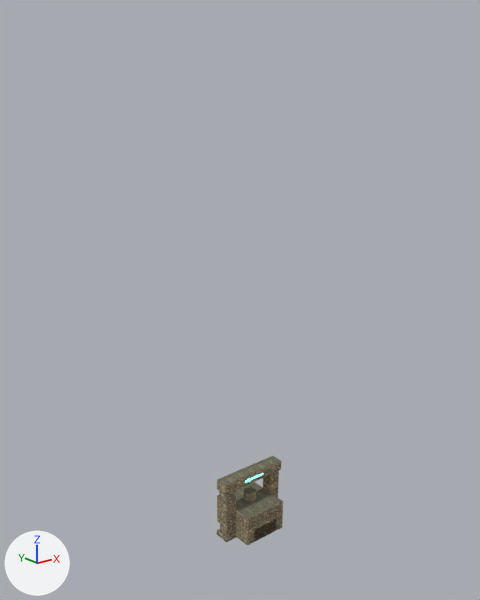
The glTF model public/assets/gateway.glb: old version first, new version second.
Both versions are drawn from a camera (50 mm lens) standing at (-23.9, -28.9, 27.2) and looking at (-0.4, 0.5, 15.4). Arrows for +X, +Y and +Z are at lower left; the lights stay in place. The first picture is the older version. Where no turn or scale is listed for an object, it has been applied to the vertices.

The first picture shows 'block_step2', 'shard_arch' and 2 more.
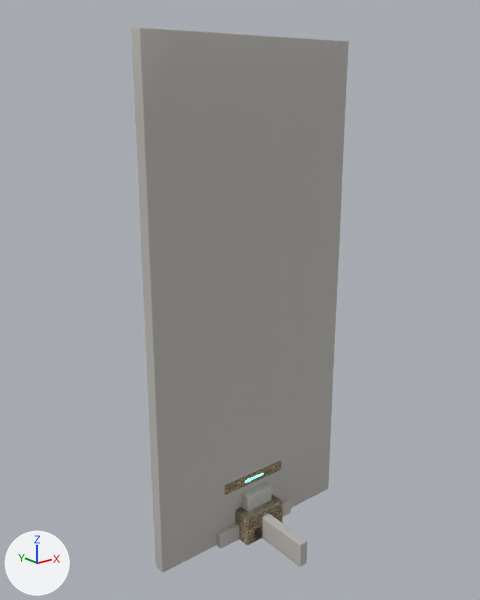
Diff of the bpy script that builds the scene:
```diff
--- a/public/assets/gateway.glb.py
+++ b/public/assets/gateway.glb.py
@@ mat_stone_wall_tri @@
+mat_stone_wall_tri = principled_material('stone_wall_tri')
+mat_stone_wall_tri.base_color = (0.5, 0.48, 0.45)  # grey #bcb8b3
+mat_stone_wall_tri.roughness = 0.85
@@ me_cube_027 @@
+me_cube_027.from_pydata(...)  # 2152 vertices, 4300 faces; spans x -1.01..1.01, y -1.07..1.07, z -1.51..1.51
+me_cube_027.materials.append(mat_stone_wall_tri)  # grey #bcb8b3
@@ me_cube_031 @@
+me_cube_031.from_pydata(...)  # 2142 vertices, 4282 faces; spans x -7.0..7.0, y -0.4..0.4, z -15.0..15.0
+me_cube_031.materials.append(mat_stone_wall_tri)  # grey #bcb8b3
@@ me_cube_021 @@
+me_cube_021.from_pydata(...)  # 2147 vertices, 4292 faces; spans x -0.32..0.32, y -4.11..4.11, z -0.81..0.81
+me_cube_021.materials.append(mat_stone_wall_tri)  # grey #bcb8b3
@@ me_cube_023 @@
+me_cube_023.from_pydata(...)  # 2151 vertices, 4298 faces; spans x -0.32..0.32, y -5.12..5.12, z -0.81..0.81
+me_cube_023.materials.append(mat_stone_wall_tri)  # grey #bcb8b3
@@ me_cube_035 @@
+me_cube_035.from_pydata(...)  # 2151 vertices, 4298 faces; spans x -3.02..3.02, y -0.82..0.82, z -0.51..0.51
+me_cube_035.materials.append(mat_stone_wall_tri)  # grey #bcb8b3
@@ me_cube_033 @@
+me_cube_033.from_pydata(...)  # 2151 vertices, 4298 faces; spans x -3.02..3.02, y -0.82..0.82, z -0.51..0.51
+me_cube_033.materials.append(mat_stone_wall_tri)  # grey #bcb8b3
@@ ob_block_ledge @@
+ob_block_ledge = bpy.data.objects.new('block_ledge', me_cube_027)
+ob_block_ledge.location = (0.0, 0.0, 1.51)
@@ ob_block_cliff @@
+ob_block_cliff = bpy.data.objects.new('block_cliff', me_cube_031)
+ob_block_cliff.location = (0.0, 0.0, 15.01)
@@ ob_block_chamberw @@
+ob_block_chamberw = bpy.data.objects.new('block_chamberW', me_cube_021)
+ob_block_chamberw.location = (0.0, 0.0, 0.81)
@@ ob_block_chambere @@
+ob_block_chambere = bpy.data.objects.new('block_chamberE', me_cube_023)
+ob_block_chambere.location = (0.0, 0.0, 0.81)
@@ ob_block_aqb @@
+ob_block_aqb = bpy.data.objects.new('block_aqB', me_cube_035)
+ob_block_aqb.location = (0.0, 0.0, 0.51)
@@ ob_block_aqa @@
+ob_block_aqa = bpy.data.objects.new('block_aqA', me_cube_033)
+ob_block_aqa.location = (0.0, 0.0, 0.51)
```

Pixel boxes [x1, y1, x2, y2] of what changed, in the pictures (480 x 600 px):
'block_cliff', added
    after: [131, 27, 349, 573]
'block_chamberE', added
    after: [262, 514, 307, 567]
'block_ledge', added
    after: [242, 482, 272, 511]
'block_aqA', added
    after: [216, 498, 291, 546]
'block_chamberW', added
    after: [262, 524, 291, 551]
'block_aqB', added
    after: [216, 504, 291, 548]
'shard_arch', unchanged, covered by the edit
    before: [217, 456, 281, 542]
    after: [225, 461, 281, 495]
